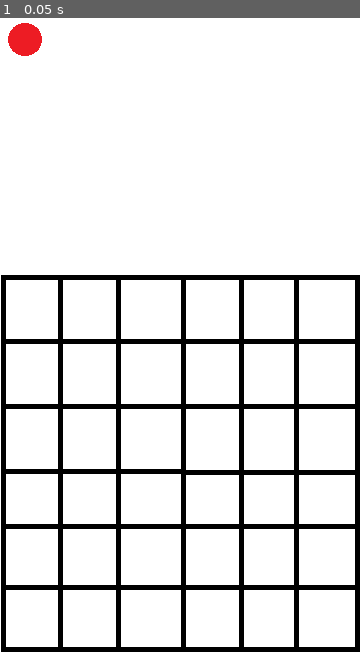
Above: before the commit, frame 1.
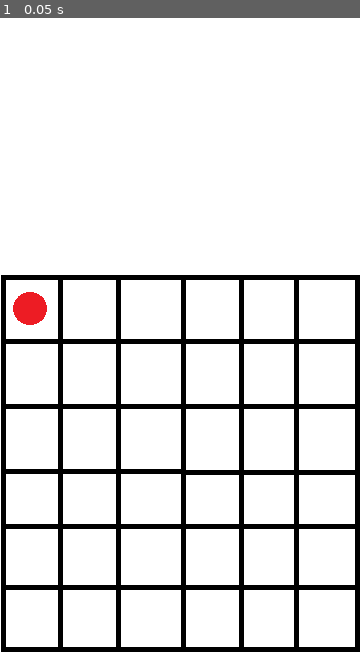
Above: after the commit, the same moment.

Repository: Pikarilles/hololive_gamejam_jan2026
Game: Godot game, scene res://MainGame.tscn
The game is run twice, just before and just after one commit, with the same random seed, the same clock (stepped at 60 frames per second) and the same inputs.
Inputs:
- Up to frame 1 (0.05 s): no input

The runs differ from the first frame. In frame 1, 0.8% of the frame differs, in the area x 2-14%, y 0-48%.

Commit message:
Fixed adding initial generator

Diff:
--- a/MainGame.tscn
+++ b/MainGame.tscn
@@ -17,9 +17,10 @@
 script = ExtResource("2_e3m3f")
 width = 6
 height = 6
-x_start = 10
-y_start = 100
+x_start = 30
+y_start = 290
 offset = 5
 
 [node name="ItemMusic" parent="Grid" instance=ExtResource("3_ws5ob")]
+visible = false
 position = Vector2(25, 21)
--- a/Scripts/grid.gd
+++ b/Scripts/grid.gd
@@ -8,6 +8,9 @@
 
 @onready var test_item = $ItemMusic;
 
+# Placeholder generator variable
+
+
 # Possible pieces - maybe use this for the deadlines
 var possible_items = [
 	preload("res://Scenes/ItemMusic.tscn")
@@ -17,21 +20,13 @@
 	preload("res://Scenes/ItemMusic.tscn")
 ];
 
-var defaultImg = preload("res://Assets/Icons/test_item1.png");
-
 var grid = [];
 
 func _ready() -> void:
 	grid = fill_grid_array();
-	print(grid);
-	print(test_item.tree_sprite);
-	#var first_generator: Item = Item.new("music", 1);
-	var first_generator: Item = Item.new();
-	first_generator.tree_sprite = defaultImg;
+	var first_generator = possible_items[0].instantiate();
 	add_child(first_generator);
 	insert_item(first_generator);
-	print(grid);
-	print(first_generator.tree_sprite);
 
 func fill_grid_array():
 	var array = [];
